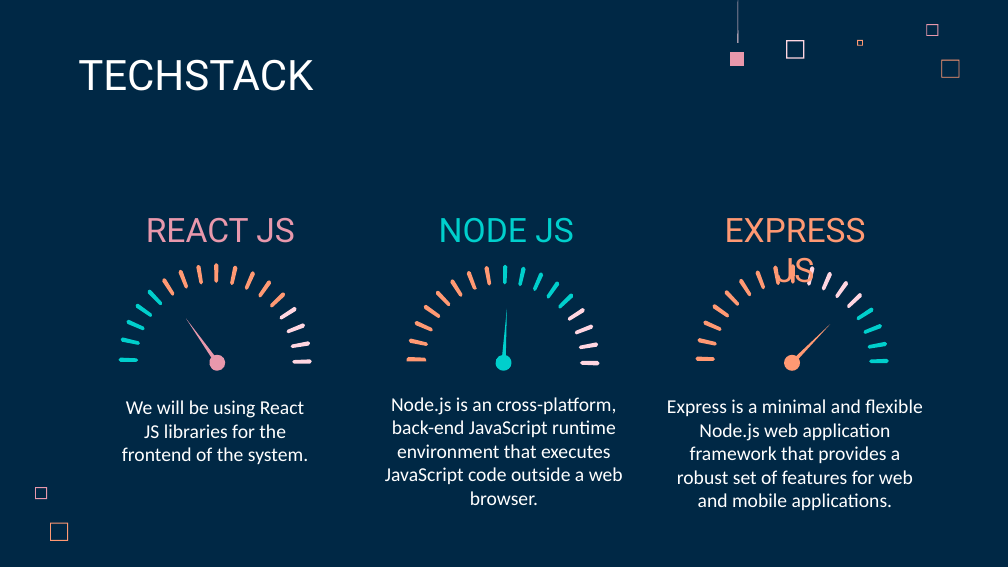
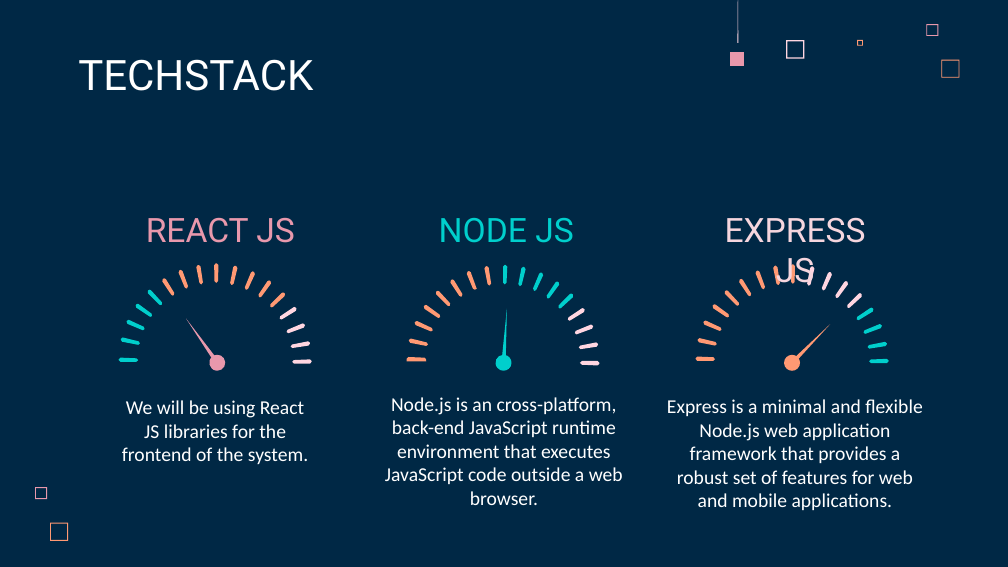
Before and after one commit to harsh-mody/Oneiric-Coin, a slide deck: slide 5 of Oneiric_Coins_Group44.pptx. Drawn at 1008x567 pixels with LibreOffice and Linux fonts; fonts in the diff are those of the drawing. Boxes give left, top, right and bottom in pixels: in the first picture for what was removed or moved away, otherwise in the second. Text is boxed around its words. In the diff, an @@ line names an element or a change of style, - is before the commit and + after.

Commit message:
ppt

```diff
--- a/Oneiric_Coins_Group44.pptx
+++ b/Oneiric_Coins_Group44.pptx
@@ title "EXPRESS JS" at (x1=725, y1=217, x2=866, y2=286): text colour #FF9973 to #F6D6DE @@
```
